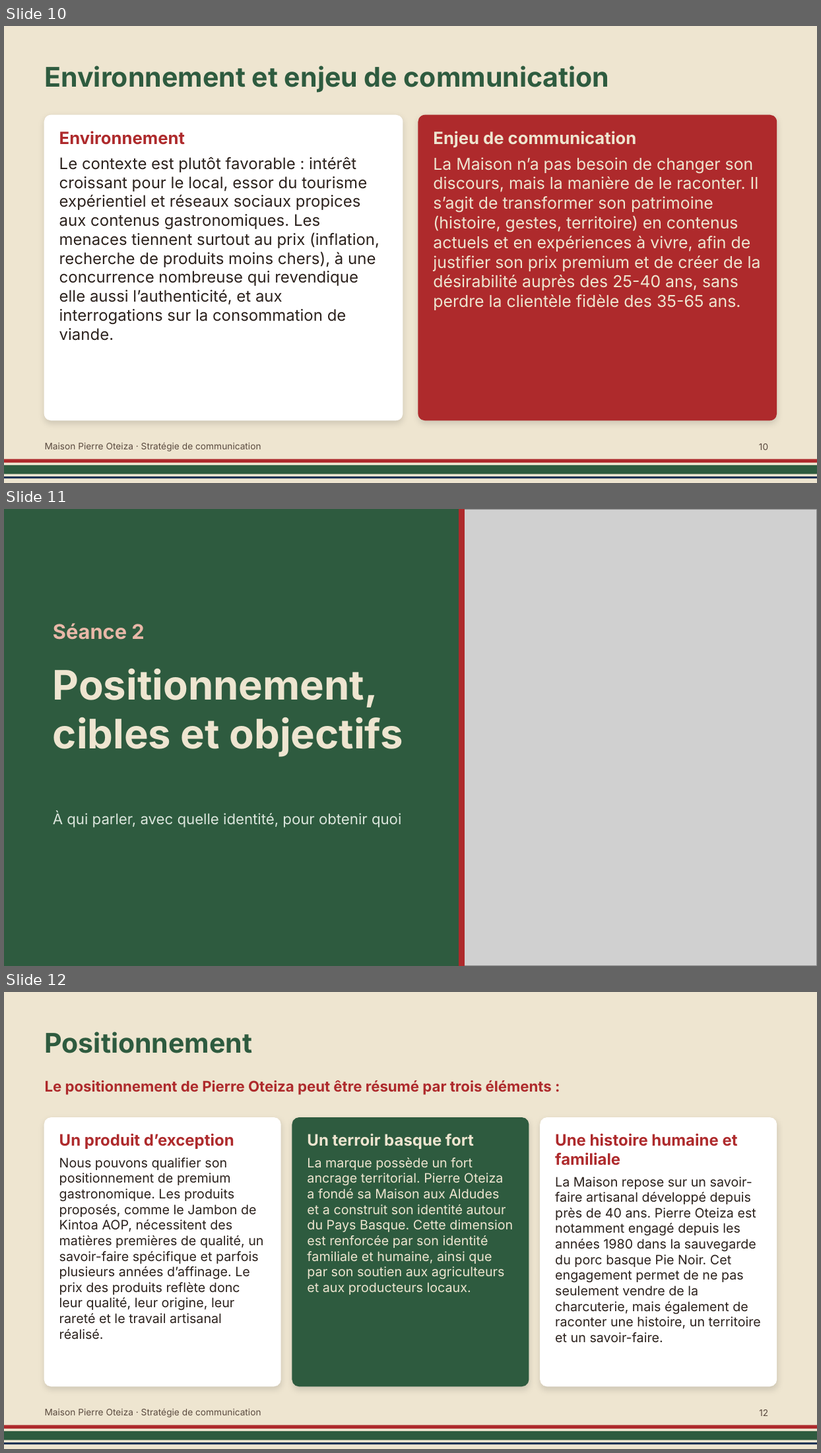
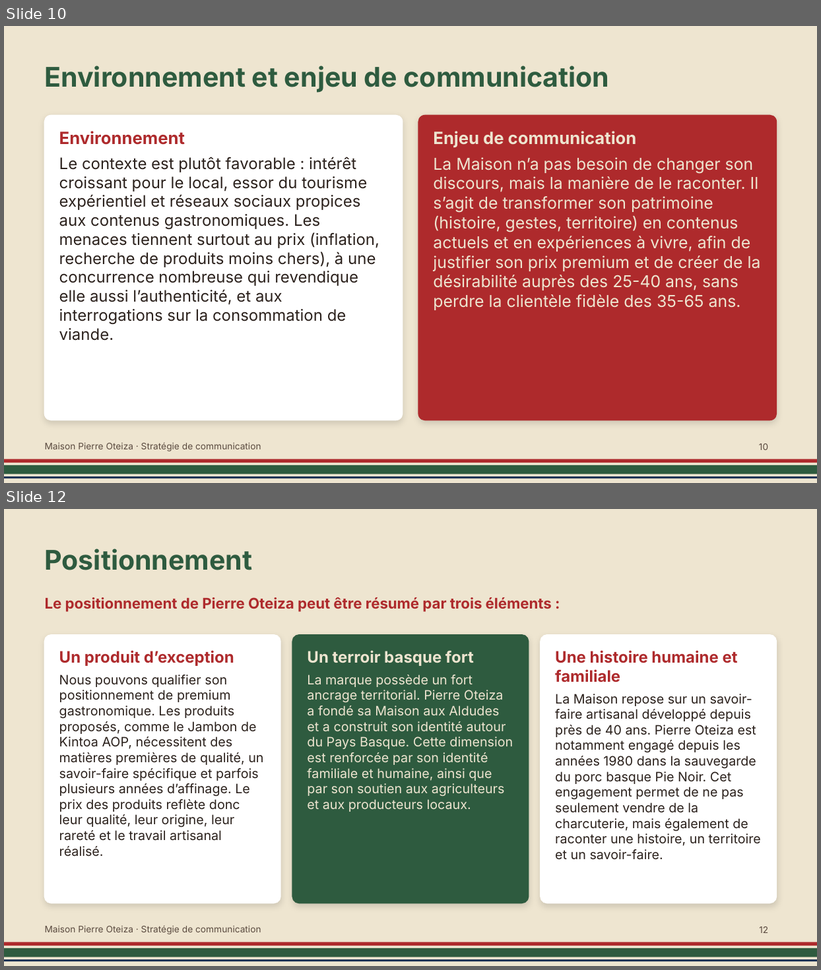
Before and after one commit to loulou64jgp/mes-skills, a slide deck: oteiza-prototype/presentation/Pierre_Oteiza_presentation.pptx. Shown one above the other, each under a label of ours: slides 10, 11 and 12 before the commit, slides 10 and 12 after it; the slides between them are not shown. The pictures are 821x1453 and 821x970 pixels, drawn with LibreOffice and Linux fonts; fonts in the diff are those of the drawing; grey boxes stand for pictures. Boxes give left, top, right and bottom in pixels: in the first picture for what was removed or moved away, otherwise in the second. Text is boxed around its words. In the diff, an @@ line names an element or a change of style, - is before the commit and + after.

```diff
--- a/oteiza-prototype/presentation/Pierre_Oteiza_presentation.pptx
+++ b/oteiza-prototype/presentation/Pierre_Oteiza_presentation.pptx
@@ slide 11 removed at box(4, 509, 817, 966), background #2E5B3F @@
@@ picture removed at box(459, 509, 817, 966) @@
@@ rectangle removed at box(459, 509, 464, 966) @@
@@ text removed at box(53, 623, 144, 640) @@
-Séance 2
@@ text removed at box(53, 668, 403, 757) @@
-Positionnement, cibles et objectifs
@@ text removed at box(53, 811, 401, 828) @@
-À qui parler, avec quelle identité, pour obtenir quoi
```
Also in this commit, not shown: 1 slide changed, 7 slides added, 6 other slides removed, 2 other files.
